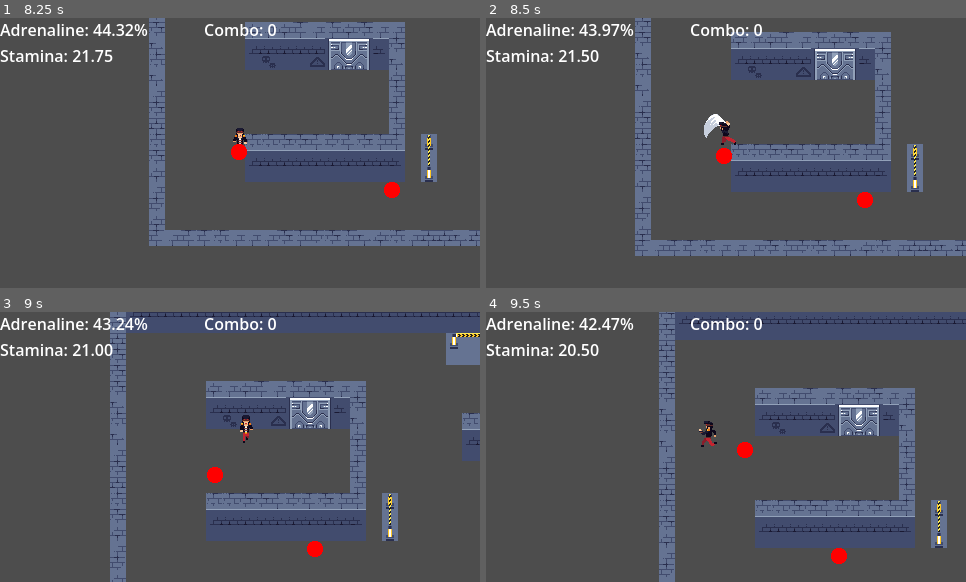
Above: before the commit, frames 1-4 (two rows, left to right).
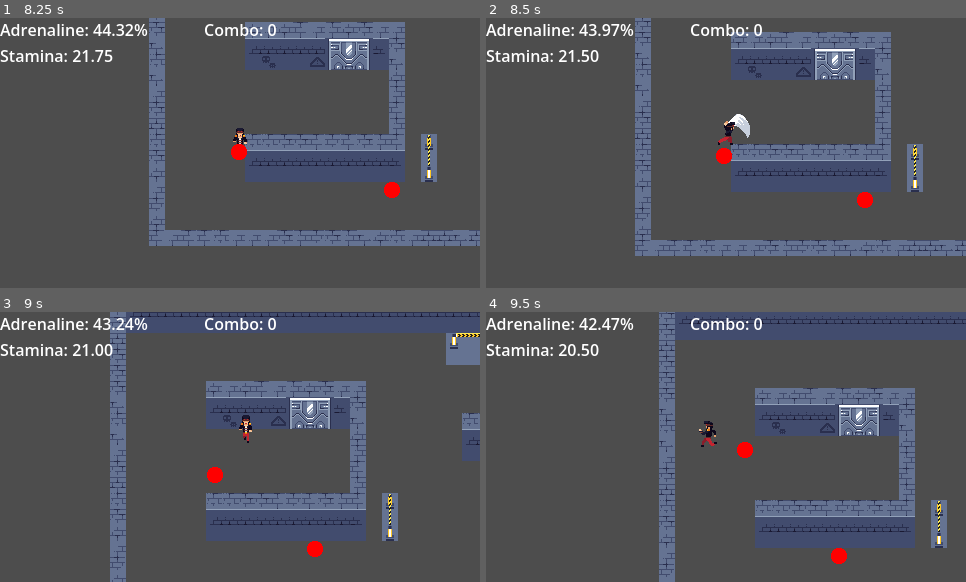
Above: after the commit, the same moments.

Repository: Kapcpa/gmtk-gamejam-2026
Game: Godot game, scene res://scenes/level0.tscn
The game is run twice, just before and just after one commit, with the same random seed, the same clock (stepped at 60 frames per second) and the same inputs.
Inputs (mouse positions are in pixels of both pictures, inside the frame that each line leads up to):
- Up to frame 1 (8.25 s): move the mouse to (345, 139) at 0.52 s; hold D (right) 0.53-1.28 s; click (345, 139) at 0.6 s; move the mouse to (144, 166) at 1.27 s; hold S (down) 1.28-2.03 s; click (144, 166) at 1.35 s; move the mouse to (288, 93) at 2.02 s; hold D (right) 2.03-2.78 s; tap Space (dash) at 2.1, 5.1, 8.1 s; click (288, 93) at 2.3 s; move the mouse to (216, 207) at 2.77 s; hold W (up) 2.78-3.53 s; right-click (216, 207) at 2.85 s; click (216, 207) at 3.05 s; move the mouse to (384, 193) at 3.52 s; hold A (left) 3.53-5.03 s; click (384, 193) at 3.6 s; move the mouse to (96, 112) at 4.27 s; click (96, 112) at 4.35 s; move the mouse to (264, 153) at 5.02 s; hold S (down) 5.03-5.78 s; click (264, 153) at 5.3 s; move the mouse to (168, 85) at 5.77 s; hold D (right) 5.78-6.53 s; right-click (168, 85) at 5.85 s; click (168, 85) at 6.05 s; move the mouse to (345, 139) at 6.52 s; hold W (up) 6.53-7.28 s; click (345, 139) at 6.6 s; move the mouse to (144, 166) at 7.27 s; hold D (right) 7.28-8.03 s; click (144, 166) at 7.35 s; move the mouse to (288, 93) at 8.02 s; hold S (down) from 8.03 s (still down)
- Up to frame 2 (8.5 s): keep holding S (down); click (774, 93) at 8.3 s
- Up to frame 3 (9 s): move the mouse to (216, 501) at 8.77 s; release S (down) at 8.78 s; hold A (left) from 8.78 s (still down); right-click (216, 501) at 8.85 s
- Up to frame 4 (9.5 s): keep holding A (left); click (702, 501) at 9.05 s

Frame 1 is identical in both runs. In frame 2, 0.5% of the frame differs, in the area x 45-55%, y 35-48%; in frame 3, less than 0.1%; in frame 4, nothing differs.

Commit message:
combo animation fix

Diff:
--- a/scripts/player.gd
+++ b/scripts/player.gd
@@ -119,9 +119,6 @@
 	if abs(animation_direction.y) > threshold:
 		snap_y = sign(animation_direction.y)
 
-	if "attack" in action and snap_y != 0:
-		sprite.flip_h = attack_count % 2 == 0
-
 	var direction_key = Vector2i(int(abs(snap_x)), int(snap_y))
 
 	if direction_map.has(direction_key):
@@ -129,6 +126,8 @@
 		if action and sprite.sprite_frames.has_animation(animation + "_" + action):
 			animation = animation + "_" + action
 
+		if "attack" in action and "side" not in animation:
+			sprite.flip_h = attack_count % 2 == 0
 			# sprite.animation_finished
 
 		sprite.play(animation)
